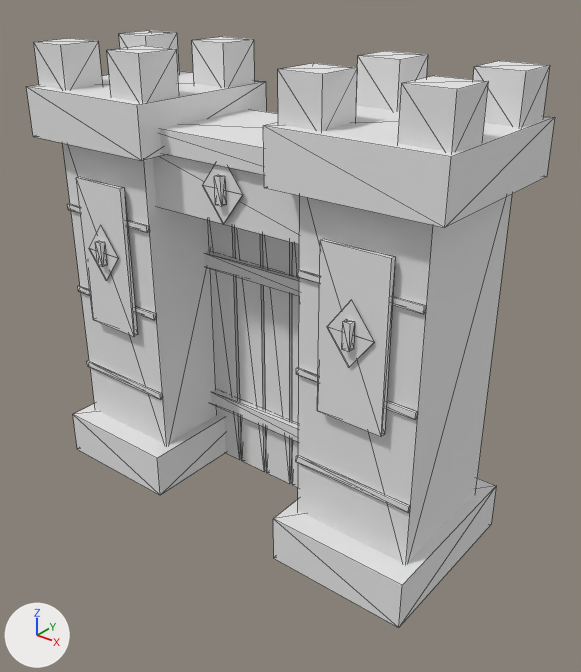
A saved change to the FBX model factory/unity-src/hyeopgok-sasu/Resources/HyeopgokSasu/Models/castle_gate.fbx.
Before and after are seen from a 50 mm lens placed at (2.17, -2.55, 2.45), pointed at (0.15, -0.02, 0.88). Arrows for +X, +Y and +Z are at lower left; the lights stay in place. The first picture is the older version. Mesh edges are drawn as thin lines. Where no turn or scale is listed for an object, it has been applied to the vertices. Vertices at exactly the same position are counted once.

Objects in the first picture: 'castle_gate'.
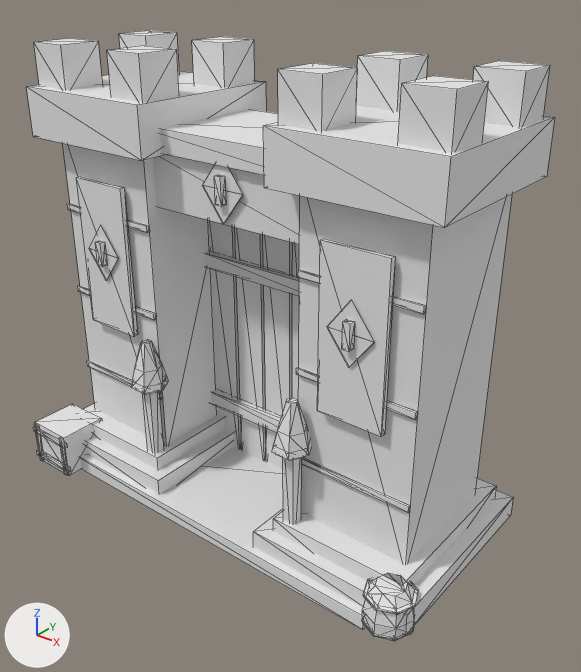
Edits to the bpy script that builds the scene:
```text
Change me_castle_gate_mesh:
    used by ob_castle_gate; location = (0.0, 0.0, 0.0)
    remove me_castle_gate_mesh.from_pydata(...)  # 296 vertices, 420 faces; spans x -1.06..1.06, y -0.41..0.41, z 0.0..2.08
    add me_castle_gate_mesh.from_pydata(...)  # 524 vertices, 800 faces; spans x -1.1..1.09, y -0.6..0.51, z 0.0..2.08
    me_castle_gate_mesh part 1: a new loose piece, a box spanning x -0.91..0.91, y -0.51..0.51, z 0.0..0.07, in mat_castle_gate_vertexpalette (white #e7e7e7)
    me_castle_gate_mesh part 2: a new loose piece, a box spanning x -1.08..-0.3, y -0.47..0.47, z 0.05..0.15, in mat_castle_gate_vertexpalette (white #e7e7e7)
    me_castle_gate_mesh part 3: a new loose piece, a box spanning x 0.3..1.08, y -0.47..0.47, z 0.05..0.15, in mat_castle_gate_vertexpalette (white #e7e7e7)
    me_castle_gate_mesh part 4: a new loose piece, a box spanning x -0.458..-0.403, y -0.388..-0.332, z 0.0..0.69, in mat_castle_gate_vertexpalette (white #e7e7e7)
    me_castle_gate_mesh part 5: a new loose piece, a box spanning x 0.403..0.458, y -0.388..-0.332, z 0.0..0.69, in mat_castle_gate_vertexpalette (white #e7e7e7)
    me_castle_gate_mesh part 6: a new loose piece, a box spanning x -1.09..-0.85, y -0.59..-0.35, z 0.0..0.23, in mat_castle_gate_vertexpalette (white #e7e7e7)
    me_castle_gate_mesh part 7: a new loose piece, a box spanning x -1.1..-0.84, y -0.6..-0.585, z 0.031..0.056, in mat_castle_gate_vertexpalette (white #e7e7e7)
    me_castle_gate_mesh part 8: a new loose piece, a box spanning x -1.1..-0.84, y -0.6..-0.585, z 0.175..0.2, in mat_castle_gate_vertexpalette (white #e7e7e7)
    me_castle_gate_mesh part 9: a new loose piece, a box spanning x -1.082..-1.064, y -0.6..-0.587, z 0.005..0.226, in mat_castle_gate_vertexpalette (white #e7e7e7)
    me_castle_gate_mesh part 10: a new loose piece, a box spanning x -0.876..-0.858, y -0.6..-0.587, z 0.005..0.226, in mat_castle_gate_vertexpalette (white #e7e7e7)
    me_castle_gate_mesh part 11: a new loose piece, an 8-sided cylinder along z spanning x 0.87..1.09, y -0.54..-0.32, z 0.0396..0.0495, in mat_castle_gate_vertexpalette (white #e7e7e7)
    me_castle_gate_mesh part 12: a new loose piece, an 8-sided cylinder along z spanning x 0.87..1.09, y -0.54..-0.32, z 0.1716..0.1815, in mat_castle_gate_vertexpalette (white #e7e7e7)
    me_castle_gate_mesh part 13: a new loose piece of 40 vertices spanning x 0.87..1.09, y -0.54..-0.32, z 0.0..0.22, in mat_castle_gate_vertexpalette (white #e7e7e7)
    me_castle_gate_mesh part 14: a new loose piece of 18 vertices spanning x -0.52..-0.34, y -0.44..-0.28, z 0.58..0.81, in mat_castle_gate_vertexpalette (white #e7e7e7)
    me_castle_gate_mesh part 15: a new loose piece of 18 vertices spanning x 0.34..0.52, y -0.44..-0.28, z 0.58..0.81, in mat_castle_gate_vertexpalette (white #e7e7e7)
    other edits to the shape of me_castle_gate_mesh do not show in these pictures
```

What differs and where, as boxes (x1, y1, x2, y2) in the pictures (581 x 672 px):
'castle_gate', reshaped: before (26, 30, 555, 628); after (26, 30, 555, 642)
part 1 of me_castle_gate_mesh, added: after (80, 446, 365, 630)
part 2 of me_castle_gate_mesh, added: after (85, 429, 234, 495)
part 3 of me_castle_gate_mesh, added: after (253, 490, 513, 636)
part 4 of me_castle_gate_mesh, added: after (142, 392, 164, 453)
part 5 of me_castle_gate_mesh, added: after (283, 458, 301, 524)
part 6 of me_castle_gate_mesh, added: after (35, 404, 102, 476)
part 7 of me_castle_gate_mesh, added: after (37, 450, 71, 472)
part 8 of me_castle_gate_mesh, added: after (33, 427, 67, 449)
part 9 of me_castle_gate_mesh, added: after (34, 424, 44, 461)
part 10 of me_castle_gate_mesh, added: after (59, 437, 68, 475)
part 11 of me_castle_gate_mesh, added: after (363, 621, 414, 640)
part 12 of me_castle_gate_mesh, added: after (363, 578, 419, 615)
part 13 of me_castle_gate_mesh, added: after (362, 573, 415, 642)
part 14 of me_castle_gate_mesh, added: after (131, 339, 168, 394)
part 15 of me_castle_gate_mesh, added: after (272, 398, 312, 460)
